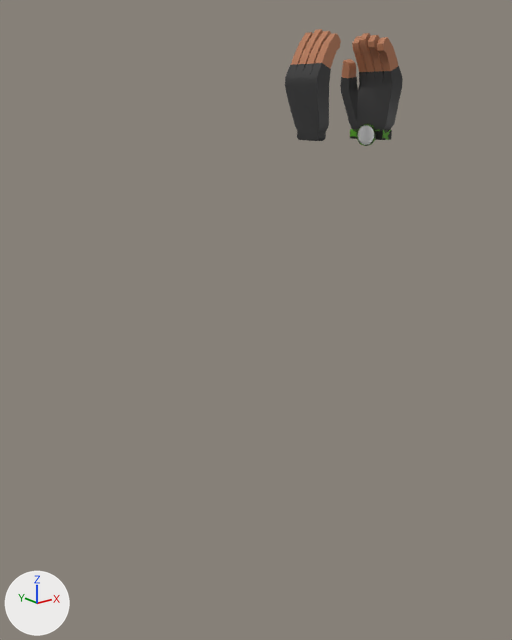
What one commit did to the Blender file Assets/Models/Blend Files/Hands.blend.
The view is the same before and after, from a camera (50 mm lens) standing at (-0.562, -0.842, 0.37) and looking at (0.191, 0.099, -0.007). The axes (+X, +Y, +Z) are drawn at lower left. The lights are the same throughout. The picture after the commit comes second.

The older version as bpy lines, for what is in view:
```python
me_cube_001 = bpy.data.meshes.new('Cube.001')
me_cube_001.from_pydata(...)  # 196 vertices, 199 faces; spans x -0.101..0.08, y -0.143..0.163, z -0.25..0.293
me_cube_001.polygons.foreach_set('use_smooth', [True] * 199)
me_cube_001.materials.append(mat_hand)  # picture img_hands
me_cube_003 = bpy.data.meshes.new('Cube.003')
me_cube_003.from_pydata(...)  # 144 vertices, 110 faces; spans x -0.065..0.057, y -0.108..0.109, z -0.06..0.056
me_cube_003.polygons.foreach_set('use_smooth', [True] * 110)
me_cube_003.materials.append(mat_wristsleeve)  # picture img_forest_camo_png
me_cube_005 = bpy.data.meshes.new('Cube.005')
me_cube_005.from_pydata(...)  # 196 vertices, 199 faces; spans x -0.08..0.101, y -0.143..0.163, z -0.25..0.293
me_cube_005.polygons.foreach_set('use_smooth', [True] * 199)
me_cube_005.materials.append(mat_hand)  # picture img_hands
ob_hand_l = bpy.data.objects.new('Hand_L', me_cube_001)
ob_hand_l.location = (0.589, 0.212, 0.383)
ob_hand_l.scale = (0.375, 0.375, 0.375)
ob_hand_r = bpy.data.objects.new('Hand_R', me_cube_005)
ob_hand_r.location = (0.411, 0.212, 0.383)
ob_hand_r.scale = (0.375, 0.375, 0.375)
ob_wristwatch = bpy.data.objects.new('Wristwatch', me_cube_003)
ob_wristwatch.parent = ob_hand_l
ob_wristwatch.matrix_parent_inverse = Matrix(((1.0, 0.0, 0.0, -0.737), (0.0, 1.0, 0.0, -0.212), (0.0, 0.0, 1.0, -0.383), (0.0, 0.0, 0.0, 1.0)))
ob_wristwatch.location = (0.722, 0.2, 0.153)
```
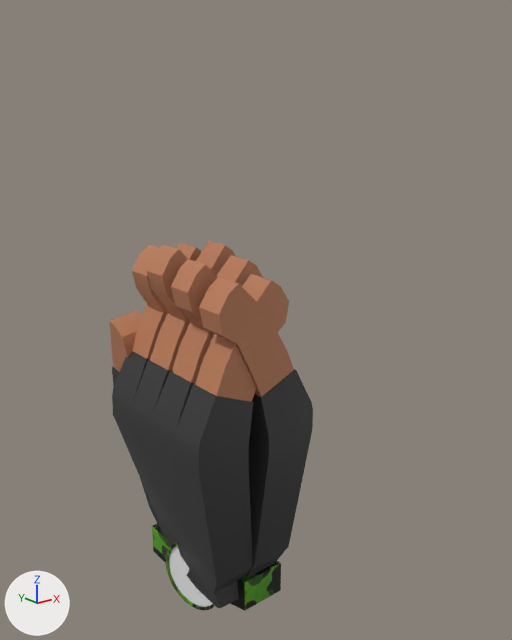
Where the newer file only moved an object's origin or applied its transform, the numbers keep the older frame.

Boxes [x1, y1, x2, y2] around the edits, measured in the pictures (512 x 640 px):
'Hand_R', reshaped (212% wider, 226% taller): before [285, 29, 341, 141]; after [112, 241, 289, 608]
'Hand_L', moved, rescaled (220% wider, 241% taller): before [340, 33, 403, 130]; after [109, 244, 313, 577]
'Wristwatch', moved, rescaled: before [350, 124, 392, 146]; after [152, 524, 281, 611]
'Watchface', moved, rescaled: before [358, 125, 374, 145]; after [169, 546, 213, 607]

Diff of the bpy script that builds the scene:
```diff
--- a/Assets/Models/Blend Files/Hands.blend.py
+++ b/Assets/Models/Blend Files/Hands.blend.py
@@ me_cube_005 @@
 # used by ob_hand_r; location = (0.411, 0.212, 0.383); scale = (0.375, 0.375, 0.375)
-me_cube_005.from_pydata(...)  # 196 vertices, 199 faces; spans x -0.08..0.101, y -0.143..0.163, z -0.25..0.293
+me_cube_005.from_pydata(...)  # 196 vertices, 199 faces; spans x -1.362..-0.879, y -0.945..-0.129, z -2.03..-0.583
+# me_cube_005 part 1: the whole mesh is multiplied about its middle by the matrix ((2.667, 0.0, 0.0), (0.0, 2.667, 0.0), (0.0, 0.0, 2.667)), then moved by (-1.131, -0.547, -1.328)
 me_cube_005.materials.append(mat_hand)
@@ ob_hand_l @@
 ob_hand_l = bpy.data.objects.new('Hand_L', me_cube_001)
-ob_hand_l.location = (0.589, 0.212, 0.383)
-ob_hand_l.scale = (0.375, 0.375, 0.375)
+ob_hand_l.location = (0.021, -0.006, -0.123)
@@ ob_wristwatch @@
 ob_wristwatch.matrix_parent_inverse = Matrix(((1.0, 0.0, 0.0, -0.737), (0.0, 1.0, 0.0, -0.212), (0.0, 0.0, 1.0, -0.383), (0.0, 0.0, 0.0, 1.0)))
-ob_wristwatch.location = (0.722, 0.2, 0.153)
+ob_wristwatch.location = (-1.622, -0.0633, -1.525)
```
